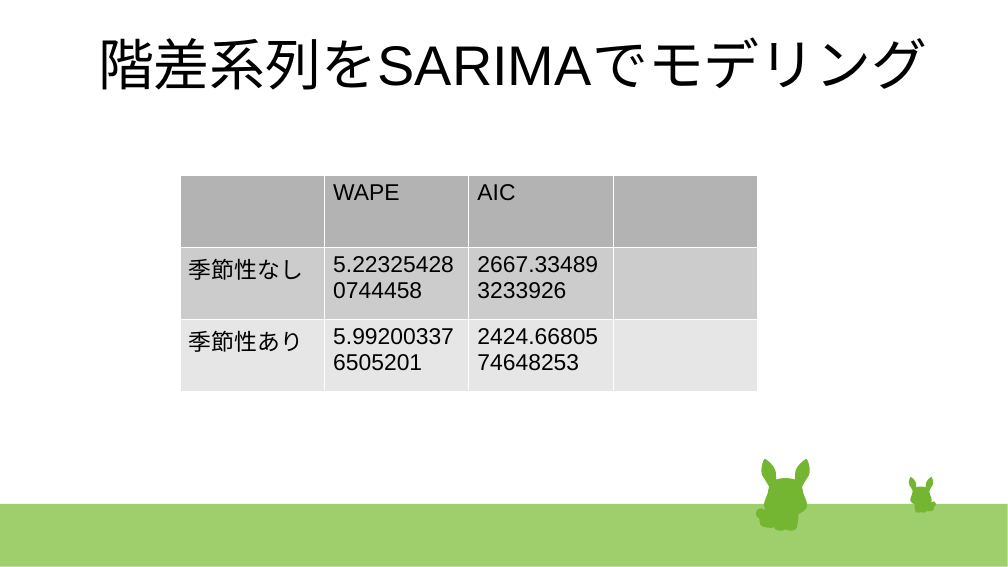
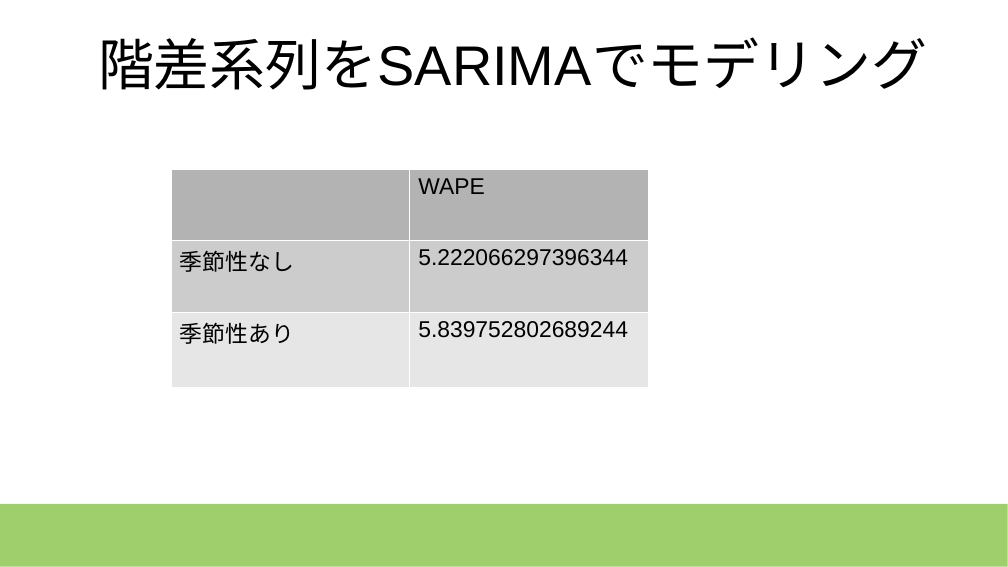
Before and after one commit to kawagashira/deepcraft, a slide deck: slide 10 of time_series/time_series.pptx. Drawn at 1008x567 pixels with LibreOffice and Linux fonts; fonts in the diff are those of the drawing. Boxes give left, top, right and bottom in pixels: in the first picture for what was removed or moved away, otherwise in the second. Text is boxed around its words. In the diff, an @@ line names an element or a change of style, - is before the commit and + after.

```diff
--- a/time_series/time_series.pptx
+++ b/time_series/time_series.pptx
@@ table at [171,169,649,387] @@
-column 2: WAPE | 5.223254280744458 | 5.992003376505201
-column 3: AIC | 2667.334893233926 | 2424.6680574648253
-column 4:  |  | 
+column 2: WAPE | 5.222066297396344 | 5.839752802689244
@@ table: place and size @@
-table at [180,176,758,391]
+table at [171,169,649,387]
@@ group removed at [756,459,810,531]: 23 freeform shapes @@
@@ group removed at [909,477,936,513]: 23 freeform shapes @@
```
Also in this commit, not shown: 13 other slides changed, 2 slides added, 1 slide removed, 3 other files.
